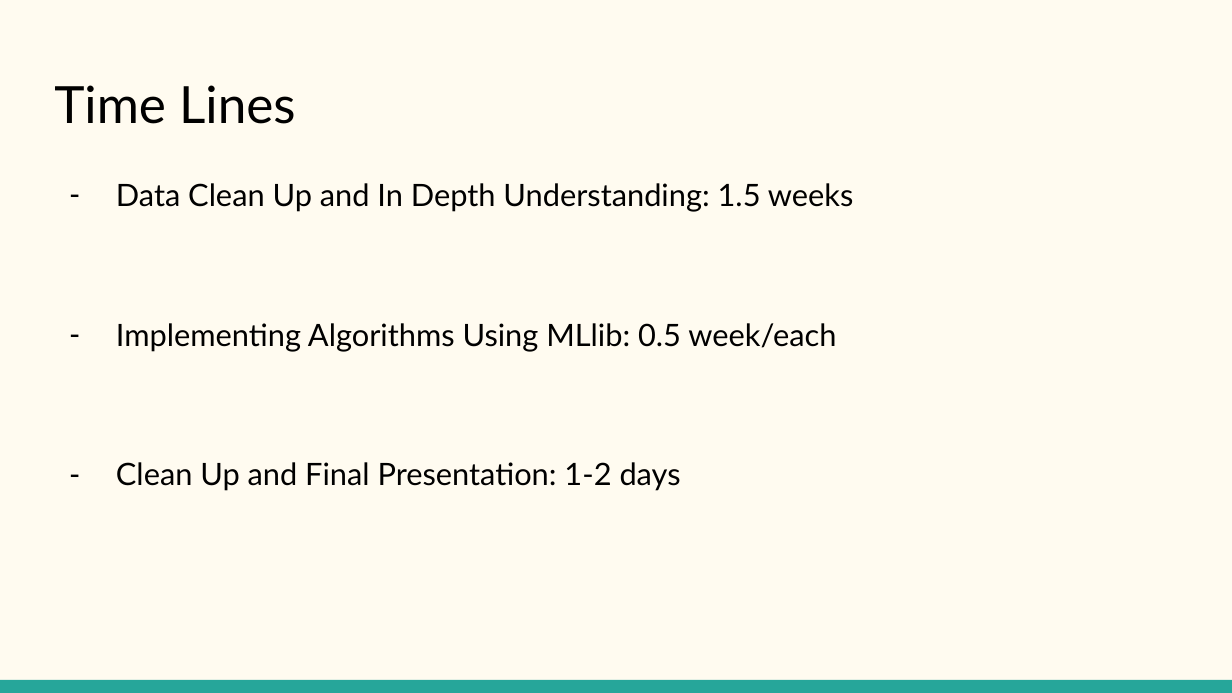
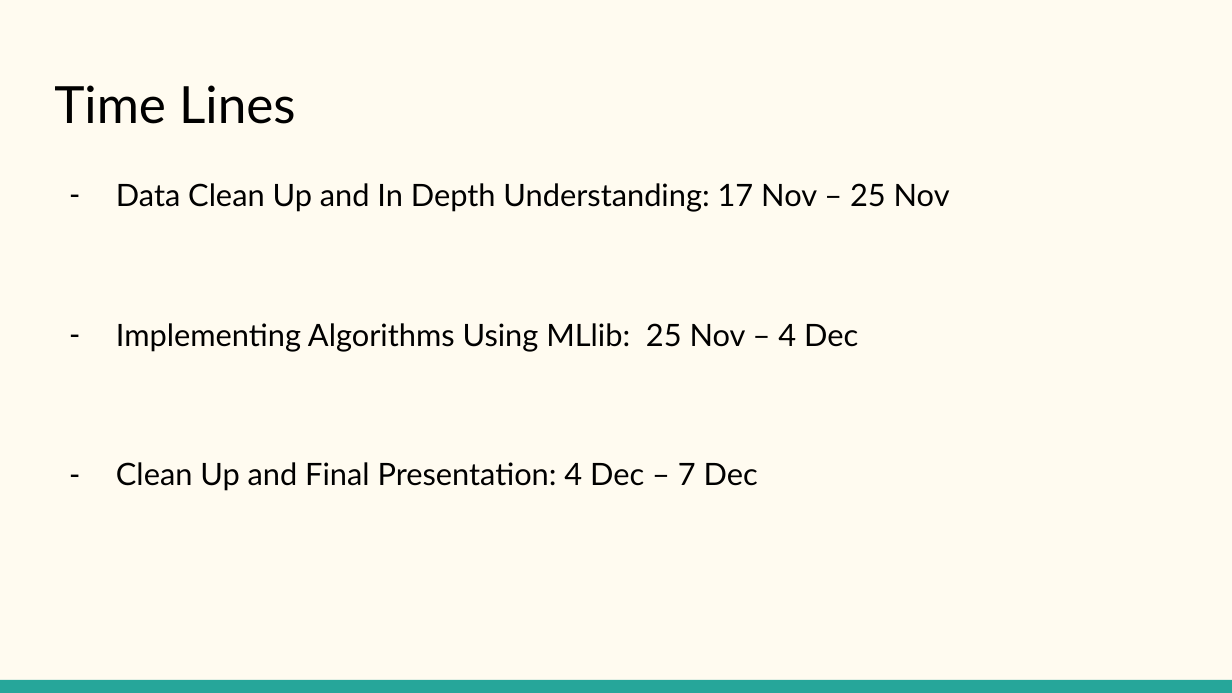
Before and after one commit to yingy4/CSYE7200-Fall2017, a slide deck: slide 10 of Insurance Risk Analysis Team 8.pptx. Drawn at 1232x693 pixels with LibreOffice and Linux fonts; fonts in the diff are those of the drawing. Boxes give left, top, right and bottom in pixels: in the first picture for what was removed or moved away, otherwise in the second. Text is boxed around its words. In the diff, an @@ line names an element or a change of style, - is before the commit and + after.

```diff
--- a/Insurance Risk Analysis Team 8.pptx
+++ b/Insurance Risk Analysis Team 8.pptx
@@ text at [116,183,950,491]: text changed @@
-– Data Clean Up and In Depth Understanding: 1.5 weeks
-– Implementing Algorithms Using MLlib: 0.5 week/each
-– Clean Up and Final Presentation: 1-2 days
+– Data Clean Up and In Depth Understanding: 17 Nov – 25 Nov
+– Implementing Algorithms Using MLlib: 25 Nov – 4 Dec
+– Clean Up and Final Presentation: 4 Dec – 7 Dec
```
Also in this commit, not shown: 3 other slides changed.
